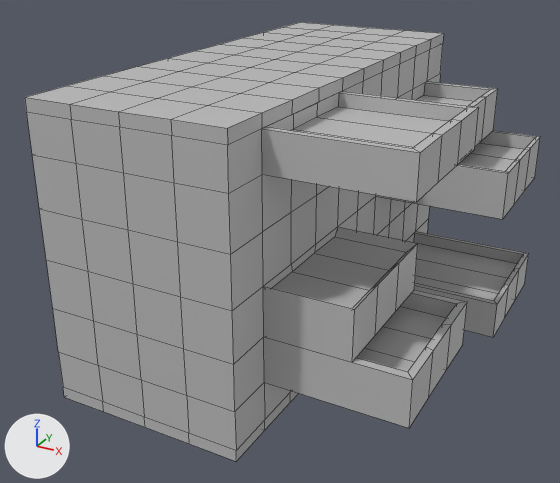
What one commit did to the FBX model 370 Final Project/Assets/Models/Drawers.fbx.
The view is the same before and after, from a camera (50 mm lens) standing at (0.0397, -0.0711, 0.03) and looking at (0.0029, -0.0041, -0.0034). The axes (+X, +Y, +Z) are drawn at lower left. The lights are the same throughout. Mesh edges are drawn as thin lines. Where no turn or scale is listed for an object, it has been applied to the vertices.
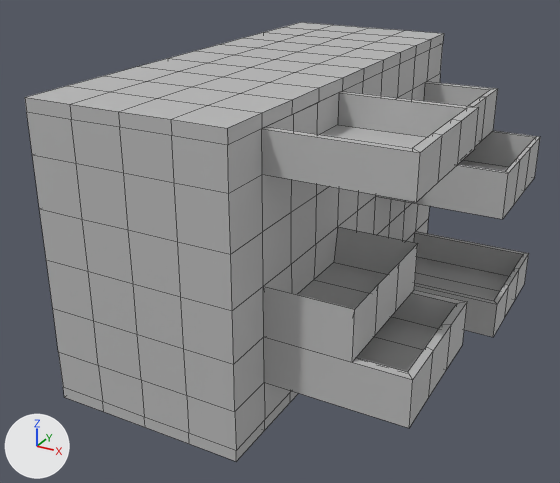
What the commit changed:
me_mesh has 442 vertices, 440 faces and spans x -0.01..0.0246, y -0.025..0.025, z -0.015..0.015.
me_mesh is used by ob_pcube1; location (0.0, 0.0, 0.0).
me_mesh part 1: all 8 vertices in x 0.01..0.0176, y -0.0193..-0.0057, z -0.0009 are moved by (0.0, 0.0, -0.0028).
me_mesh part 2: all 8 vertices in x 0.0104..0.0236, y 0.0055..0.0195, z 0.0034 are moved by (0.0, 0.0, -0.0024).
me_mesh part 3: all 8 vertices in x 0.01..0.024, y 0.0056..0.0194, z -0.0111 are moved by (0.0, 0.0, -0.0019).
me_mesh part 4: all 8 vertices in x 0.01..0.0179, y 0.0059..0.0191, z 0.0085 are moved by (0.0, 0.0, -0.0018).
me_mesh part 5: all 8 vertices in x 0.01..0.0221, y -0.0193..-0.0057, z 0.0124 are moved by (0.0, 0.0, -0.0017).
me_mesh part 6: all 8 vertices in x 0.0108..0.023, y -0.0192..-0.0058, z -0.0068 are moved by (0.0, 0.0, -0.0014).

Changed parts and their boxes (x1, y1, x2, y2) in the pictures (560 x 483 px; the box of a moved part takes in the faces that stretch with it):
part 1 of me_mesh, moved or reshaped
    both: (264, 227, 418, 309)
part 2 of me_mesh, moved or reshaped
    both: (459, 132, 535, 171)
part 3 of me_mesh, moved or reshaped
    both: (407, 233, 523, 301)
part 4 of me_mesh, moved or reshaped
    both: (398, 83, 489, 106)
part 5 of me_mesh, moved or reshaped
    both: (267, 93, 466, 148)
part 6 of me_mesh, moved or reshaped
    both: (356, 293, 456, 372)
